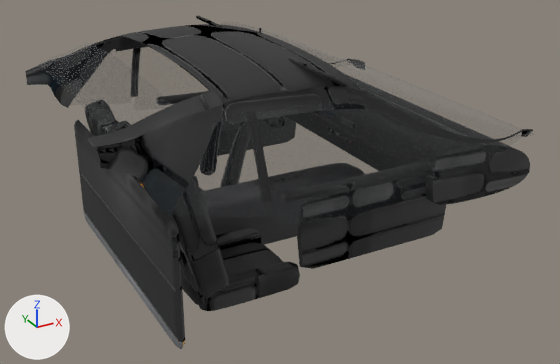
A saved change to the glTF model tools/cars/out/mz_monza_cockpit.glb.
Camera for both pictures: a 50 mm lens placed at (-1.69, -3.18, 2.11), pointed at (0.01, -0.09, 0.57). Lighting does not change. The marker at lower left points along +X, +Y and +Z. The older version comes first. Where no turn or scale is listed for an object, it has been applied to the vertices. Vertices at exactly the same position are counted once.

In view in the first picture: 'cabin_glass', 'cockpit_shell', 'window_L', 'window_R'.
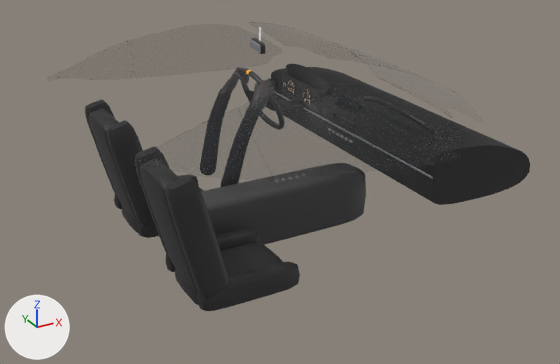
Where the newer file only moved an object's origin or applied its transform, the numbers keep the older frame.

Boxes (x1, y1, x2, y2) around the edits, measured in the pictures (560 x 364 px; the box of a moved part takes in the faces that stretch with it):
```json
{"object": "cockpit_shell", "change": "reshaped", "before": [26, 15, 533, 349], "after": [85, 27, 530, 311], "on screen": "12% narrower, 15% shorter"}
{"object": "window_R", "change": "moved, rescaled", "before": [254, 101, 529, 228], "after": [176, 77, 465, 181], "on screen": "18% shorter"}
{"object": "cabin_glass", "change": "reshaped, moved, rescaled", "before": [38, 21, 534, 218], "after": [47, 21, 484, 175], "on screen": "12% narrower, 22% shorter"}
{"object": "window_L", "change": "moved, rescaled", "before": [139, 47, 209, 105], "after": [78, 24, 287, 80]}
{"part": 1, "of": "me_cabin_glass", "change": "deleted", "before": [38, 43, 172, 133]}
{"part": 2, "of": "me_cabin_glass", "change": "moved or reshaped", "before": [220, 21, 534, 141], "after": [220, 21, 484, 122]}
{"part": 3, "of": "me_cabin_glass", "change": "moved or reshaped", "before": [70, 49, 133, 106], "after": [47, 40, 136, 81]}
{"part": 4, "of": "me_cabin_glass", "change": "moved or reshaped", "before": [166, 111, 269, 218], "after": [131, 108, 271, 175]}
{"part": 5, "of": "me_cockpit_shell", "change": "deleted", "before": [26, 15, 533, 349]}
{"part": 6, "of": "me_cockpit_shell", "change": "cut back", "before": [116, 24, 363, 118], "after": [259, 27, 261, 47]}
{"part": 7, "of": "me_cockpit_shell", "change": "surface changed", "before": [87, 117, 530, 311], "after": [85, 38, 530, 311]}
```

The change, as JSON lines over the scene's bpy script:
```json
{"block": "me_cabin_glass", "where": "# used by ob_cabin_glass; parent = ob_cockpit; location = (0.0466, 0.0, 1.035); scale = (1.01, 1.01, 1.01)"}
{"op": "remove", "block": "me_cabin_glass", "code": "me_cabin_glass.from_pydata(...)  # 2032 vertices, 4048 faces; spans x -1.0..1.0, y -0.8..0.8, z -0.24..0.24"}
{"op": "add", "block": "me_cabin_glass", "code": "me_cabin_glass.from_pydata(...)  # 1222 vertices, 2396 faces; spans x -1.0..1.0, y -0.9..0.9, z -0.19..0.19"}
{"block": "me_cabin_glass", "change": "me_cabin_glass part 1: the loose piece of 714 vertices spanning x -1.0..-0.75, y -0.56..0.56, z 0.1..0.21 is deleted"}
{"block": "me_cabin_glass", "change": "me_cabin_glass part 2: 1 vertex moved within x 0.56, y -0.65, z -0.03; 849 vertices removed from x -0.01..1.0, y -0.77..0.77, z -0.2..0.24; 959 vertices added at x 0.05..1.0, y -0.79..0.9, z -0.19..0.19"}
{"block": "me_cabin_glass", "change": "me_cabin_glass part 3: 1 vertex moved within x -0.55, y 0.65, z 0.13; 233 vertices removed from x -0.86..-0.47, y 0.65..0.8, z -0.24..0.14; 133 vertices added at x -1.0..-0.41, y 0.64..0.84, z -0.15..0.12"}
{"block": "me_cabin_glass", "change": "me_cabin_glass part 4: 234 vertices removed from x -0.86..-0.47, y -0.8..-0.65, z -0.24..0.14; 120 vertices added at x -1.0..-0.46, y -0.85..-0.65, z -0.14..0.12"}
{"block": "me_cabin_glass", "change": "other edits to the shape of me_cabin_glass do not show in these pictures"}
{"block": "me_cockpit_shell", "where": "# used by ob_cockpit_shell; location = (0.016, 0.0, 0.743)"}
{"op": "remove", "block": "me_cockpit_shell", "code": "me_cockpit_shell.from_pydata(...)  # 7614 vertices, 14984 faces; spans x -1.03..1.03, y -0.78..0.78, z -0.54..0.54"}
{"op": "add", "block": "me_cockpit_shell", "code": "me_cockpit_shell.from_pydata(...)  # 4490 vertices, 8808 faces; spans x -0.77..0.98, y -0.77..0.77, z -0.51..0.54"}
{"block": "me_cockpit_shell", "change": "me_cockpit_shell part 5: 17 loose pieces with 2192 vertices, spanning x -1.03..1.03, y -0.78..0.78, z -0.54..0.53, are deleted"}
{"block": "me_cockpit_shell", "change": "me_cockpit_shell part 6: 9 vertices moved within x -0.03..0.03, y 0.06..0.18, z 0.44..0.54; 952 vertices removed from x -0.56..0.08, y -0.67..0.67, z 0.36..0.54; 34 vertices added at x -0.03..0.03, y 0.05..0.21, z 0.44..0.54"}
{"block": "me_cockpit_shell", "change": "me_cockpit_shell part 7: 7130 kept faces spanning x -0.77..0.98, y -0.77..0.77, z -0.48..0.54 get new texture (UV) coordinates"}
{"block": "me_cockpit_shell", "change": "other edits to the shape of me_cockpit_shell do not show in these pictures"}
{"op": "set", "path": "ob_cabin_glass.location", "old": "(0.0466, 0.0, 1.035)", "new": "(0.0393, 0.00274, 1.068)"}
{"op": "set", "path": "ob_cabin_glass.scale", "old": "(1.01, 1.01, 1.01)", "new": "(0.946, 0.946, 0.946)"}
{"op": "set", "path": "ob_window_l.location", "old": "(0.311, 0.744, 0.941)", "new": "(-0.108, 0.741, 1.053)"}
{"op": "set", "path": "ob_window_l.scale", "old": "(0.725, 0.725, 0.725)", "new": "(0.631, 0.631, 0.631)"}
{"op": "set", "path": "ob_window_r.location", "old": "(0.311, -0.744, 0.941)", "new": "(-0.108, -0.743, 1.053)"}
{"op": "set", "path": "ob_window_r.scale", "old": "(0.725, 0.725, 0.725)", "new": "(0.631, 0.631, 0.631)"}
```
